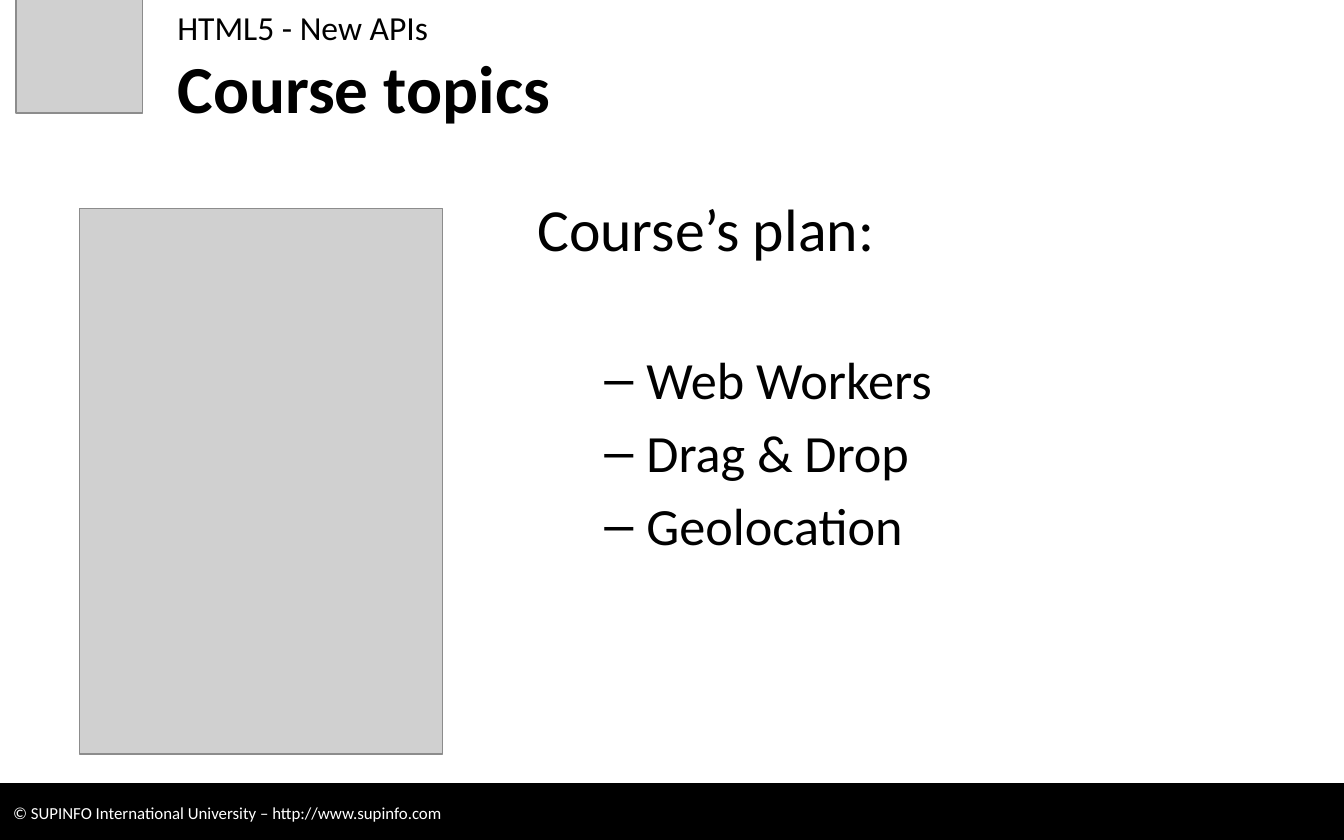
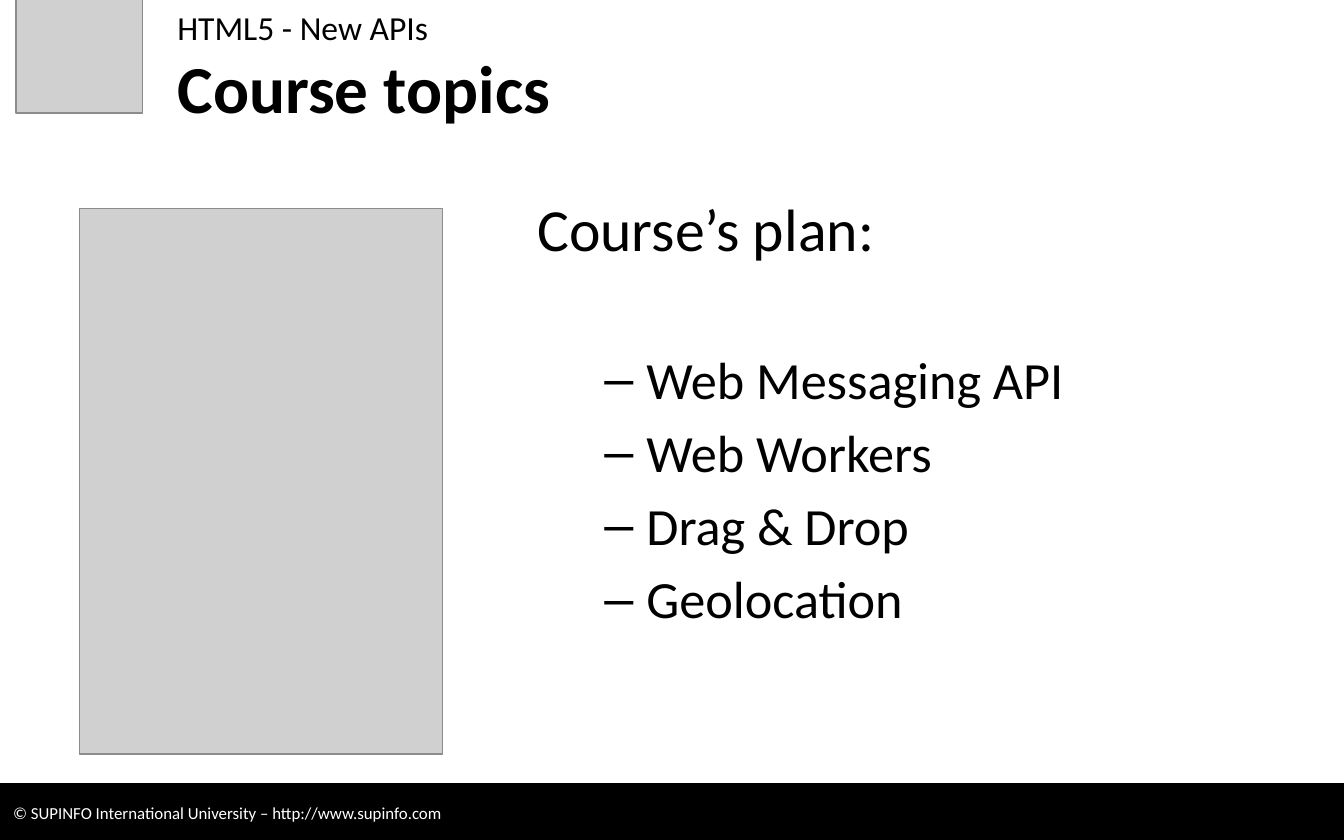
Before and after one commit to CodeCourses/3WEB, a slide deck: slide 3 of 05 - HTML5 - New APIs 1 [RC without Labs].pptx. Drawn at 1344x840 pixels with LibreOffice and Linux fonts; fonts in the diff are those of the drawing; grey boxes stand for pictures; background and template pictures are left out. Boxes give left, top, right and bottom in pixels: in the first picture for what was removed or moved away, otherwise in the second. Text is boxed around its words. In the diff, an @@ line names an element or a change of style, - is before the commit and + after.

```diff
--- a/05 - HTML5 - New APIs 1 [RC without Labs].pptx
+++ b/05 - HTML5 - New APIs 1 [RC without Labs].pptx
@@ text at <box>646,362,1063,408</box>: paragraph added @@
+  – Web Messaging API
```
Also in this commit, not shown: 10 other slides changed, 14 slides added, 1 slide removed, 9 other files.
